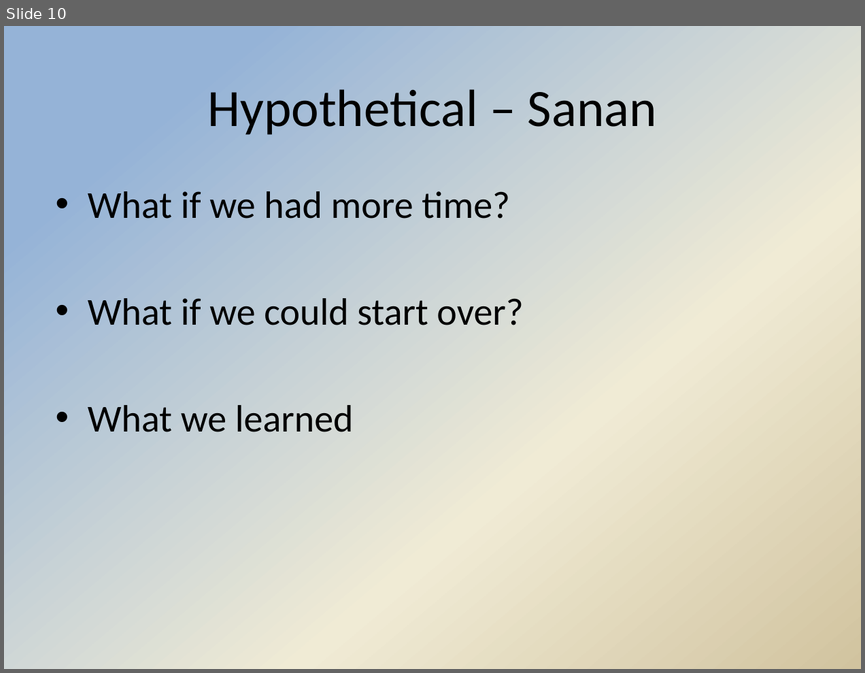
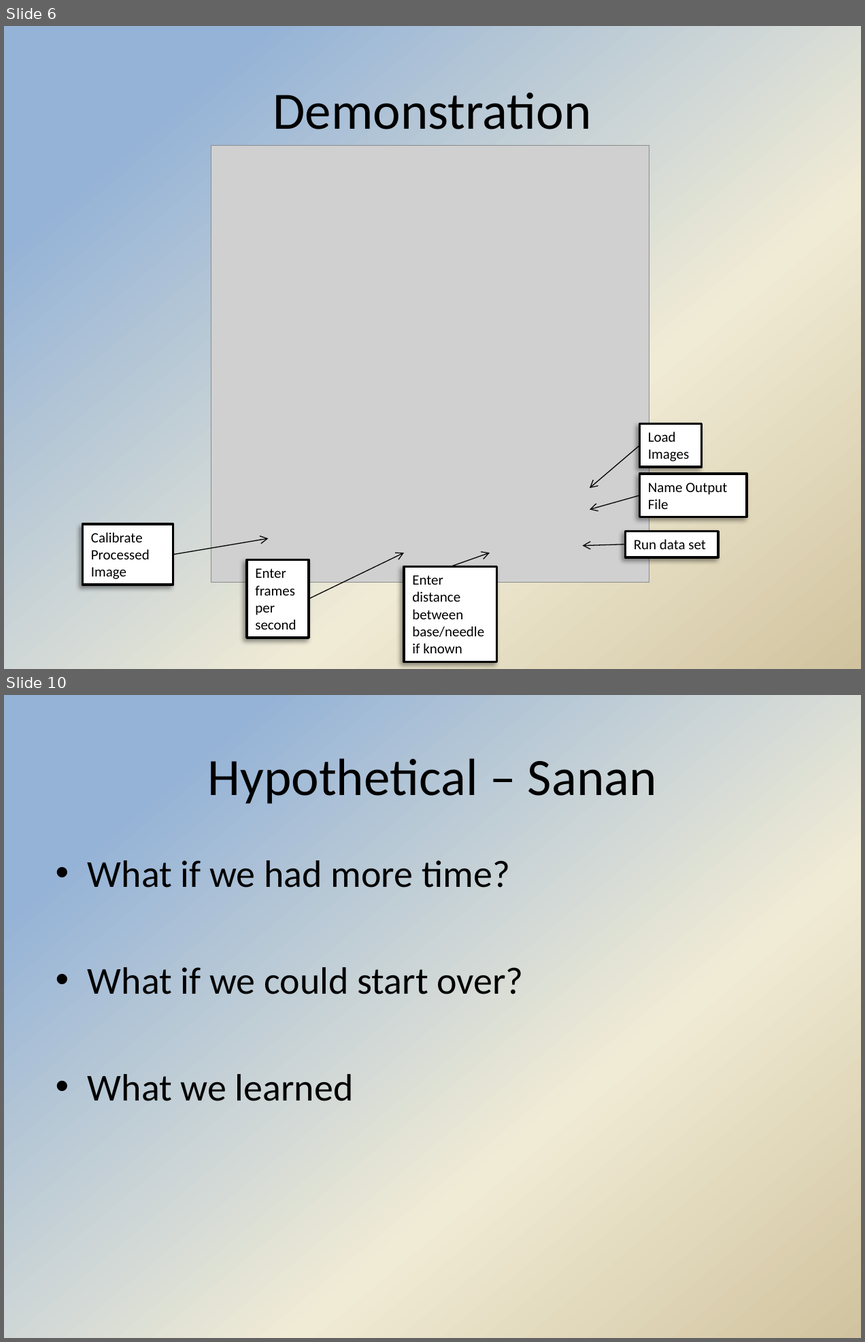
Before and after one commit to Hdtran89/ImageProcessing, a slide deck: A Team Documents/Final presentation.pptx. Shown one above the other, each under a label of ours: slide 10 before the commit, slides 6 and 10 after it; the slides between them are not shown. The pictures are 865x673 and 865x1342 pixels, drawn with LibreOffice and Linux fonts; fonts in the diff are those of the drawing; grey boxes stand for pictures; background and template pictures are left out. Boxes give left, top, right and bottom in pixels: in the first picture for what was removed or moved away, otherwise in the second. Text is boxed around its words. In the diff, an @@ line names an element or a change of style, - is before the commit and + after.

```diff
--- a/A Team Documents/Final presentation.pptx
+++ b/A Team Documents/Final presentation.pptx
@@ slide 6 added at [4,26,861,669], background gradient #95B3D7 to #F0EBD5 to #D1C39F @@
@@ title added at [273,92,591,129], 44 pt, text #000000 @@
+Demonstration
@@ picture added at [211,145,649,582] @@
@@ rectangle added at [640,424,702,467], fill #FFFFFF, outline #000000 2 pt, 12 pt, text #000000 @@
+Load Images
@@ arrow added from (640, 445) to (589, 488), #000000 0.75 pt @@
@@ rectangle added at [640,473,747,516], fill #FFFFFF, outline #000000 2 pt, 12 pt, text #000000 @@
+Name Output File
@@ arrow added from (640, 495) to (589, 509), #000000 0.75 pt @@
@@ rectangle added at [83,524,173,585], fill #FFFFFF, outline #000000 2 pt, 12 pt, text #000000 @@
+Calibrate Processed Image
@@ rectangle added at [626,531,718,556], fill #FFFFFF, outline #000000 2 pt, 12 pt, text #000000 @@
+Run data set
@@ arrow added from (173, 554) to (268, 538), #000000 0.75 pt @@
@@ arrow added from (309, 599) to (404, 552), #000000 0.75 pt @@
@@ arrow added from (450, 567) to (490, 552), #000000 0.75 pt @@
@@ arrow added from (626, 544) to (582, 546), #000000 0.75 pt @@
@@ rectangle added at [247,560,308,638], fill #FFFFFF, outline #000000 2 pt, 12 pt, text #000000 @@
+Enter frames per second
@@ rectangle added at [404,567,496,662], fill #FFFFFF, outline #000000 2 pt, 12 pt, text #000000 @@
+Enter distance between base/needle if known
```
Also in this commit, not shown: 2 slides changed, 4 other slides added, 5 slides removed.
